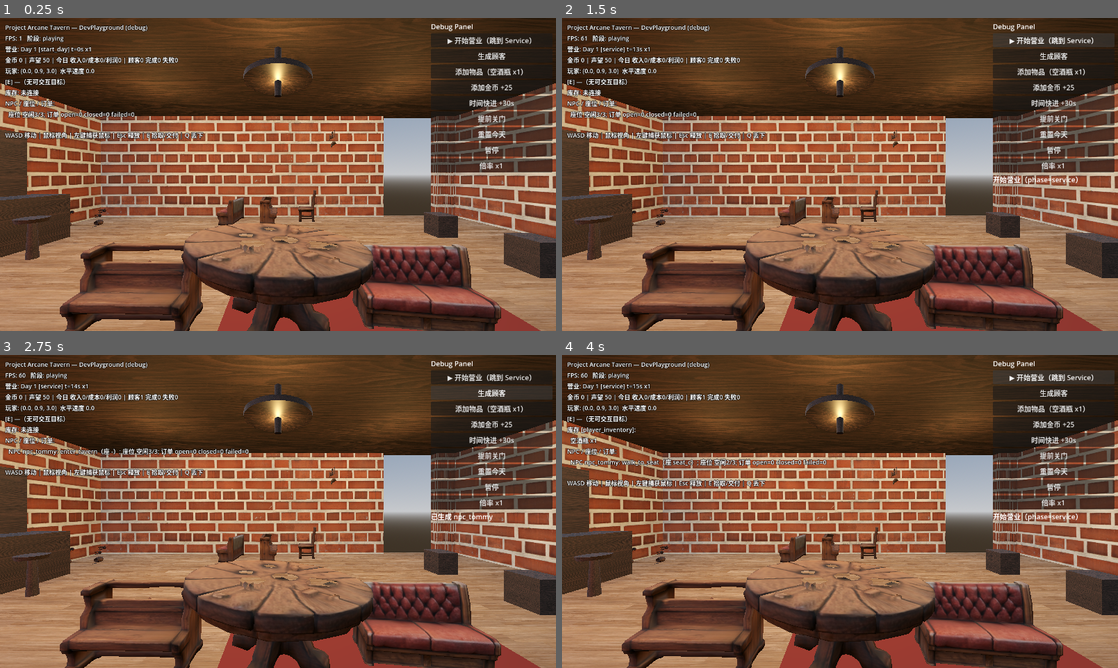
Above: before the commit, frames 1-4 (two rows, left to right).
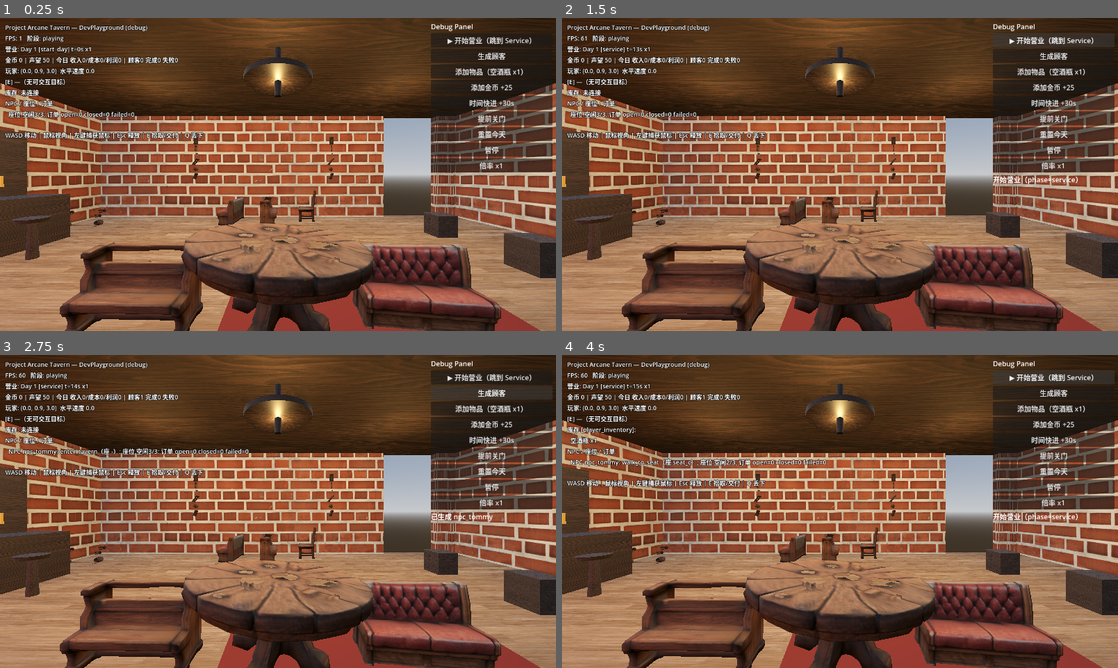
Above: after the commit, the same moments.

Repository: wangyuhao0831-max/-
Game: Godot game, scene res://game/scenes/tavern/tavern.tscn
Two runs of this game, one before a commit and one after it. Both use one fixed random seed, a clock stepped at 60 frames per second and the inputs below.
Inputs:
- Up to frame 1 (0.25 s): no input
- Up to frame 2 (1.5 s): click "▶ 开始营业（跳到 Service）" at 0.5 s; click "▶ 开始营业（跳到 Service）" at 1.25 s
- Up to frame 3 (2.75 s): click "生成顾客" at 2 s
- Up to frame 4 (4 s): click "添加物品（空酒瓶 x1）" at 2.75 s; click "▶ 开始营业（跳到 Service）" at 3.5 s

The runs differ from the first frame. In frame 1, 0.2% of the frame differs, in the area x 0-61%, y 35-54%; in frame 2, 0.2%; in frame 3, 0.2%; in frame 4, 0.1%.

Commit message:
feat(tavern-walls): fix wall banners (stand upright, scale to ~1.9m, flush to wall) and add wall decorations — hanging tavern sign above bar, shelf bottles on the back shelf

Diff:
--- a/game/scenes/tavern/tavern.tscn
+++ b/game/scenes/tavern/tavern.tscn
@@ -160,6 +160,8 @@
 top_radius = 0.06
 bottom_radius = 0.09
 height = 0.7
+[sub_resource type="BoxMesh" id="MeshSign"]
+size = Vector3(1.0, 0.7, 0.06)
 [sub_resource type="BoxMesh" id="MeshCounterTop"]
 size = Vector3(1.1, 0.08, 5.0)
 
@@ -458,17 +460,48 @@
 scale = Vector3(1.1, 1.1, 1.1)
 mesh = ExtResource("m_bar")
 material_override = SubResource("MatBarrel")
-[node name="Banner" type="MeshInstance3D" parent="."]
-transform = Transform3D(1, 0, 0, 0, 1, 0, 0, 0, 1, -3, 2.6, -4.7)
-scale = Vector3(1.2, 1.2, 1.2)
+[node name="Banner1" type="MeshInstance3D" parent="."]
+transform = Transform3D(1, 0, 0, 0, 1, 0, 0, 0, 1, -3, 2.2, -4.4)
+rotation_degrees = Vector3(-90, 0, 0)
+scale = Vector3(1.6, 1.6, 1.6)
 mesh = ExtResource("m_ban")
 material_override = SubResource("MatBanner")
 
-[node name="Banner" type="MeshInstance3D" parent="."]
-transform = Transform3D(1, 0, 0, 0, 1, 0, 0, 0, 1, 2, 2.6, -4.7)
-scale = Vector3(1.2, 1.2, 1.2)
+[node name="Banner2" type="MeshInstance3D" parent="."]
+transform = Transform3D(1, 0, 0, 0, 1, 0, 0, 0, 1, 2, 2.2, -4.4)
+rotation_degrees = Vector3(-90, 0, 0)
+scale = Vector3(1.6, 1.6, 1.6)
 mesh = ExtResource("m_ban")
 material_override = SubResource("MatBanner")
+
+[node name="Sign" type="MeshInstance3D" parent="."]
+transform = Transform3D(1, 0, 0, 0, 1, 0, 0, 0, 1, -5.8, 2.7, 0)
+mesh = SubResource("MeshSign")
+material_override = SubResource("MatCounter")
+
+[node name="ShelfBottle1" type="MeshInstance3D" parent="."]
+transform = Transform3D(1, 0, 0, 0, 1, 0, 0, 0, 1, -6.15, 1.45, -1.5)
+scale = Vector3(0.6, 0.6, 0.6)
+mesh = SubResource("MeshBottle")
+material_override = SubResource("MatAmber")
+
+[node name="ShelfBottle2" type="MeshInstance3D" parent="."]
+transform = Transform3D(1, 0, 0, 0, 1, 0, 0, 0, 1, -6.15, 1.45, -0.5)
+scale = Vector3(0.6, 0.6, 0.6)
+mesh = SubResource("MeshBottle")
+material_override = SubResource("MatAmber")
+
+[node name="ShelfBottle3" type="MeshInstance3D" parent="."]
+transform = Transform3D(1, 0, 0, 0, 1, 0, 0, 0, 1, -6.15, 1.45, 0.5)
+scale = Vector3(0.6, 0.6, 0.6)
+mesh = SubResource("MeshBottle")
+material_override = SubResource("MatAmber")
+
+[node name="ShelfBottle4" type="MeshInstance3D" parent="."]
+transform = Transform3D(1, 0, 0, 0, 1, 0, 0, 0, 1, -6.15, 1.45, 1.5)
+scale = Vector3(0.6, 0.6, 0.6)
+mesh = SubResource("MeshBottle")
+material_override = SubResource("MatAmber")
 [node name="LampPole0" type="MeshInstance3D" parent="."]
 transform = Transform3D(1, 0, 0, 0, 1, 0, 0, 0, 1, 0, 3.1, 0)
 mesh = SubResource("MeshLampPole")
